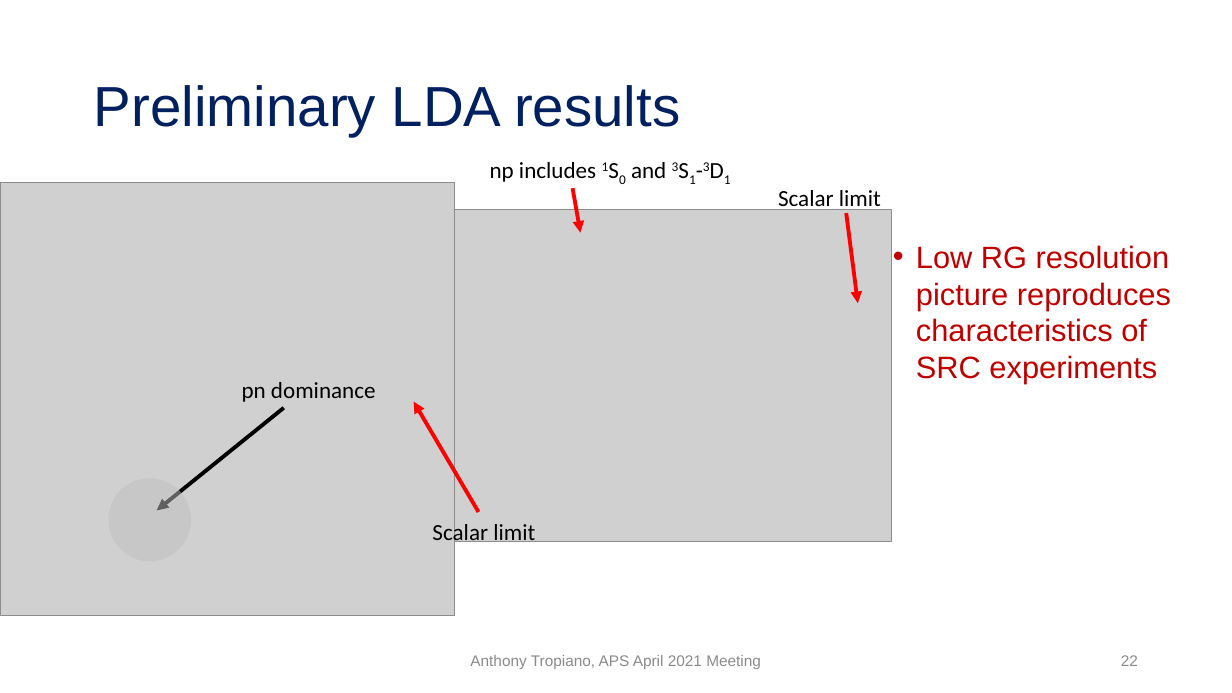
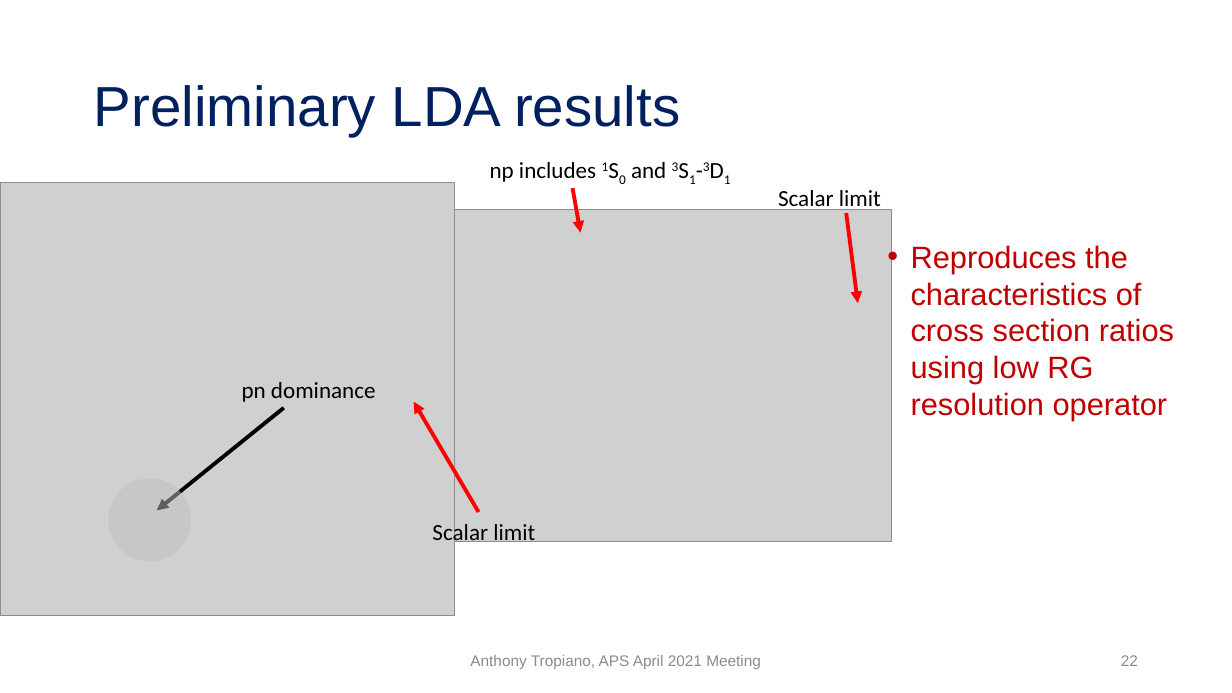
Before and after one commit to tropiano4/tropiano-srg, a slide deck: slide 22 of Presentations/APS_April2021/tropiano_aps_april2021.pptx. Drawn at 1232x693 pixels with LibreOffice and Linux fonts; fonts in the diff are those of the drawing; grey boxes stand for pictures. Boxes give left, top, right and bottom in pixels: in the first picture for what was removed or moved away, otherwise in the second. Text is boxed around its words. In the diff, an @@ line names an element or a change of style, - is before the commit and + after.

```diff
--- a/Presentations/APS_April2021/tropiano_aps_april2021.pptx
+++ b/Presentations/APS_April2021/tropiano_aps_april2021.pptx
@@ text at (911, 245, 1174, 421): text changed @@
-• Low RG resolution picture reproduces characteristics of SRC experiments
+• Reproduces the characteristics of cross section ratios using low RG resolution operator
```
Also in this commit, not shown: 6 other slides changed, 2 other files.
